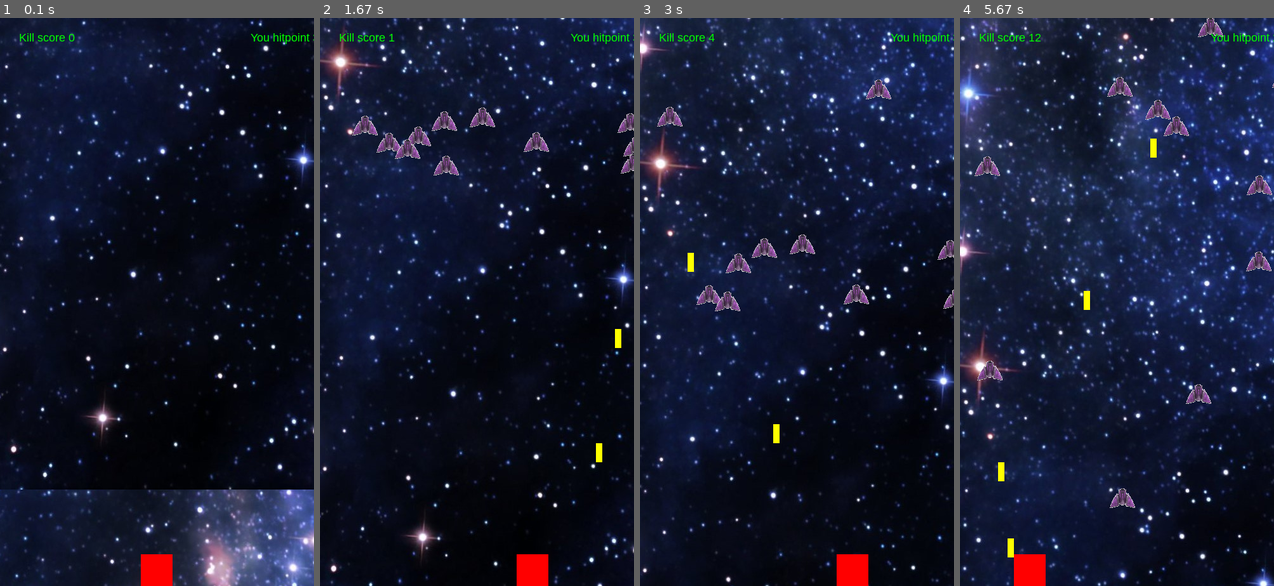
Above: before the commit, frames 1-4 (left to right).
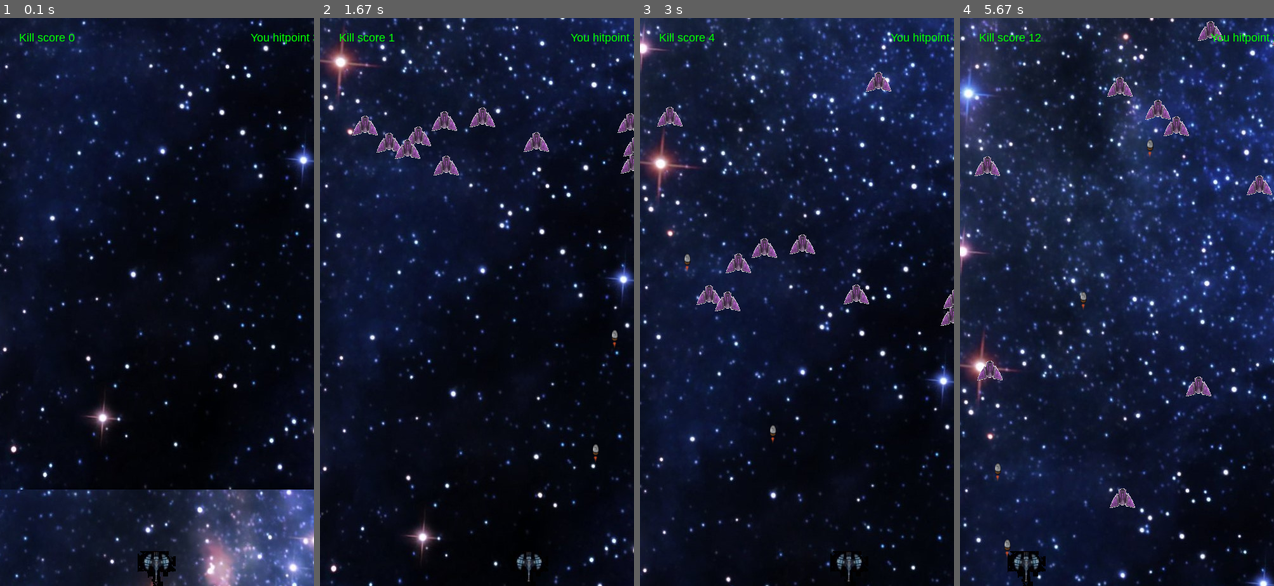
Above: after the commit, the same moments.

Repository: IlyaBulatau/shooter-pygame
Game: pygame game, started from main.py
The game is run twice, just before and just after one commit, with the same random seed, the same clock (stepped at 60 frames per second) and the same inputs.
Inputs:
- Up to frame 1 (0.1 s): no input
- Up to frame 2 (1.67 s): hold Right 0.33-0.8 s; hold Right 0.83-1.3 s; tap Space at 0.9, 1.2, 1.4 s; hold Left from 1.33 s (still down)
- Up to frame 3 (3 s): tap Space at 1.7, 1.97, 2.27, 2.4, 2.7 s; release Left at 1.87 s; hold Left 1.9-2.3 s; hold Right 2.33-2.97 s
- Up to frame 4 (5.67 s): hold Left 3-3.47 s; tap Space at 3.07, 3.37, 3.57, 3.87, 4.07, 4.37, 4.57, 4.87, 5.13, 5.43, 5.57 s; hold Right 3.5-3.97 s; hold Right 4-4.47 s; hold Left 4.5-5.03 s; hold Left 5.07-5.47 s; hold Right from 5.5 s (still down)

The runs differ from the first frame. In frame 1, 0.7% of the frame differs, in the area x 43-56%, y 93-100%; in frame 2, 0.7%; in frame 3, 1.2%; in frame 4, 1.6%, in the area x 11-100%, y 0-100%.

Commit message:
add image

Diff:
--- a/gan.py
+++ b/gan.py
@@ -6,8 +6,7 @@
 
     def __init__(self, pos_x, pos_y):
         super().__init__()
-        self.image = pygame.Surface((10, 30))
-        self.image.fill((255, 255, 0))
+        self.image = pygame.image.load(path_to_image.joinpath('frame1.png'))
         self.rect = self.image.get_rect()
         self.rect.center = pos_x, pos_y
         self.speed = 30
@@ -19,11 +18,10 @@
 
 class Gan(pygame.sprite.Sprite):
 
-    def __init__(self, size):
+    def __init__(self):
         super().__init__()
-        self.size = size
-        self.image = pygame.Surface((size))
-        self.image.fill((255, 0, 0))
+        self.image = pygame.image.load(path_to_image.joinpath('gun.jpg'))
+        self.image.set_colorkey((0, 0, 0))
         self.rect = self.image.get_rect()
         self.rect.midbottom = (W//2, H)
         self.speed = 15
--- a/main.py
+++ b/main.py
@@ -141,7 +141,7 @@
 manager = Manager()
 
 gan_sprite = pygame.sprite.Group()
-gan = Gan((50, 50))
+gan = Gan()
 gan_sprite.add(gan)
 
 mobs_sprite = pygame.sprite.Group()
Binary file added: image/frame1.png
Binary file added: image/gun.jpg
Binary file removed: image/gun.jpg.png
